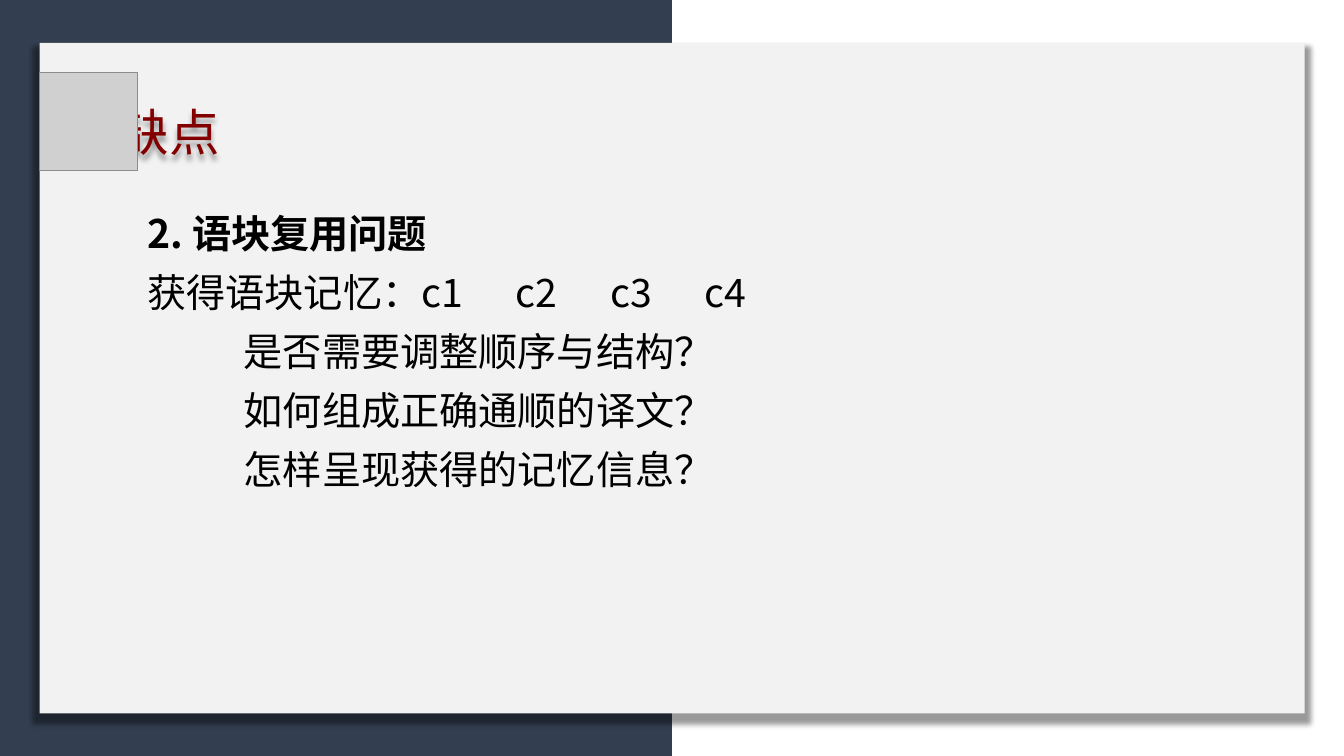
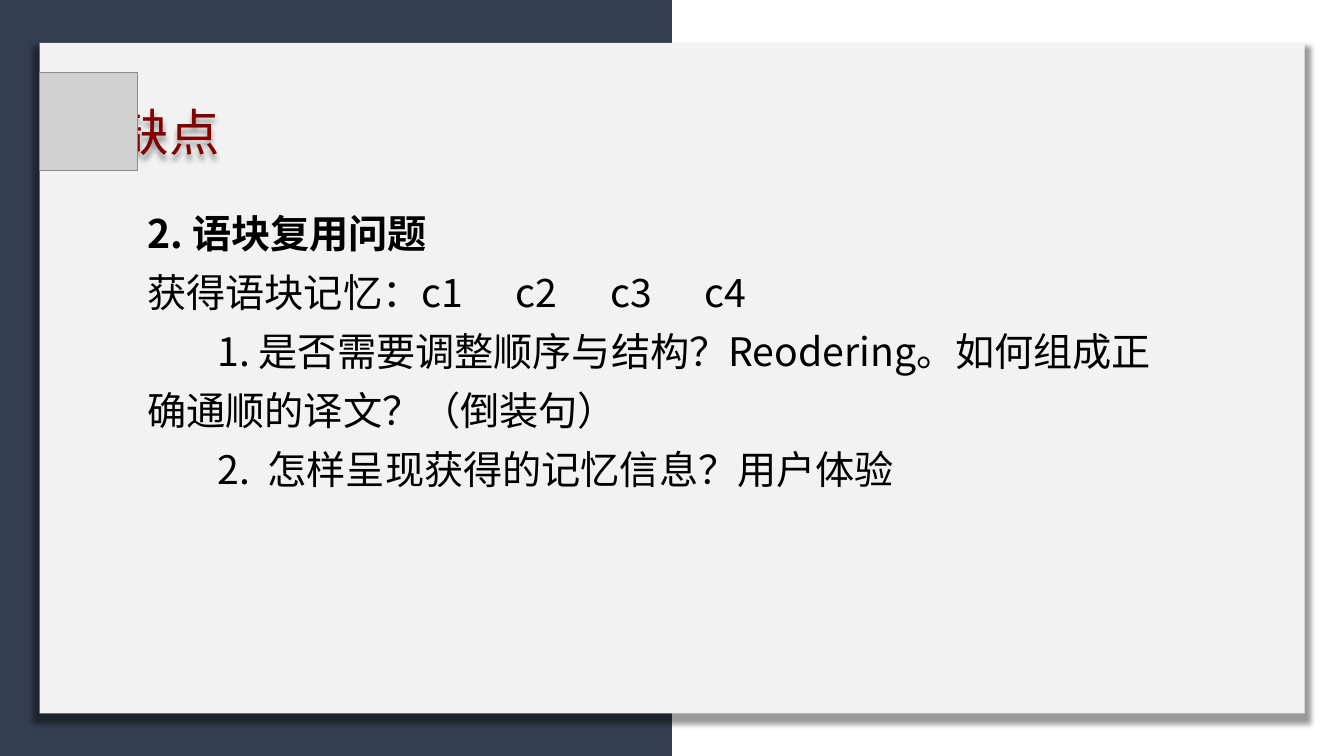
Before and after one commit to licheng0573/RosettaStone, a slide deck: slide 20 of 二组展示_10_24.pptx (slide 19 before the commit). Drawn at 1344x756 pixels with LibreOffice and Linux fonts; fonts in the diff are those of the drawing; grey boxes stand for pictures. Boxes give left, top, right and bottom in pixels: in the first picture for what was removed or moved away, otherwise in the second. Text is boxed around its words. In the diff, an @@ line names an element or a change of style, - is before the commit and + after.

```diff
--- a/二组展示_10_24.pptx
+++ b/二组展示_10_24.pptx
@@ text at <box>147,333,1151,488</box>: text changed @@
-是否需要调整顺序与结构？
-如何组成正确通顺的译文？
-怎样呈现获得的记忆信息？
+1. 是否需要调整顺序与结构？Reodering。如何组成正确通顺的译文？（倒装句）
+2. 怎样呈现获得的记忆信息？用户体验
```
Also in this commit, not shown: 9 other slides changed, 2 slides added.
